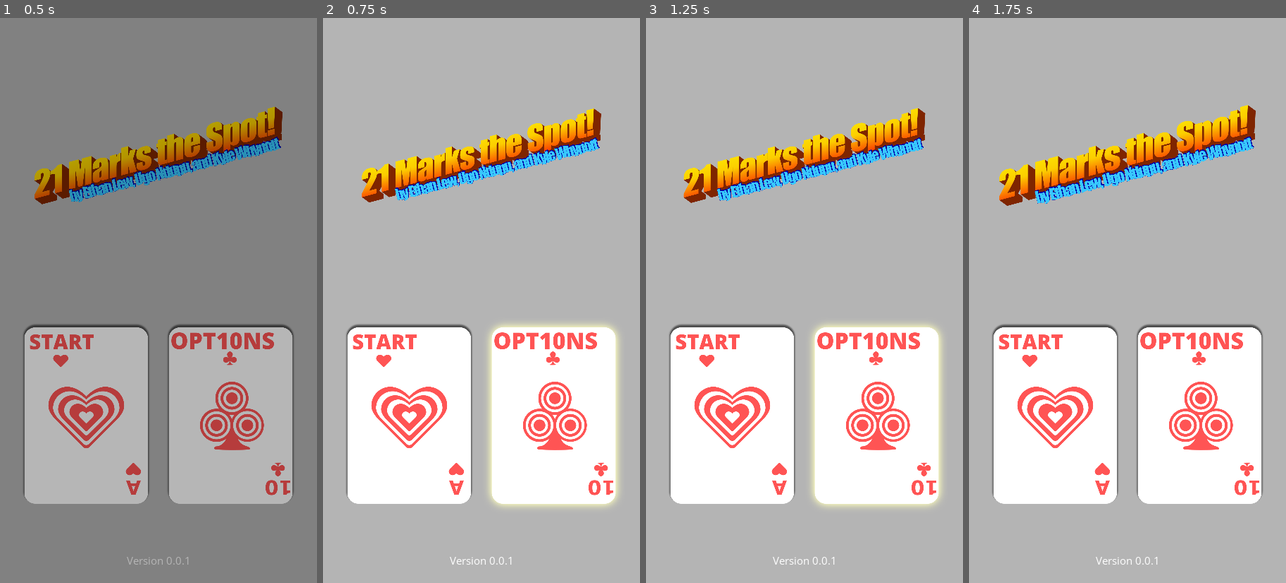
Above: before the commit, frames 1-4 (left to right).
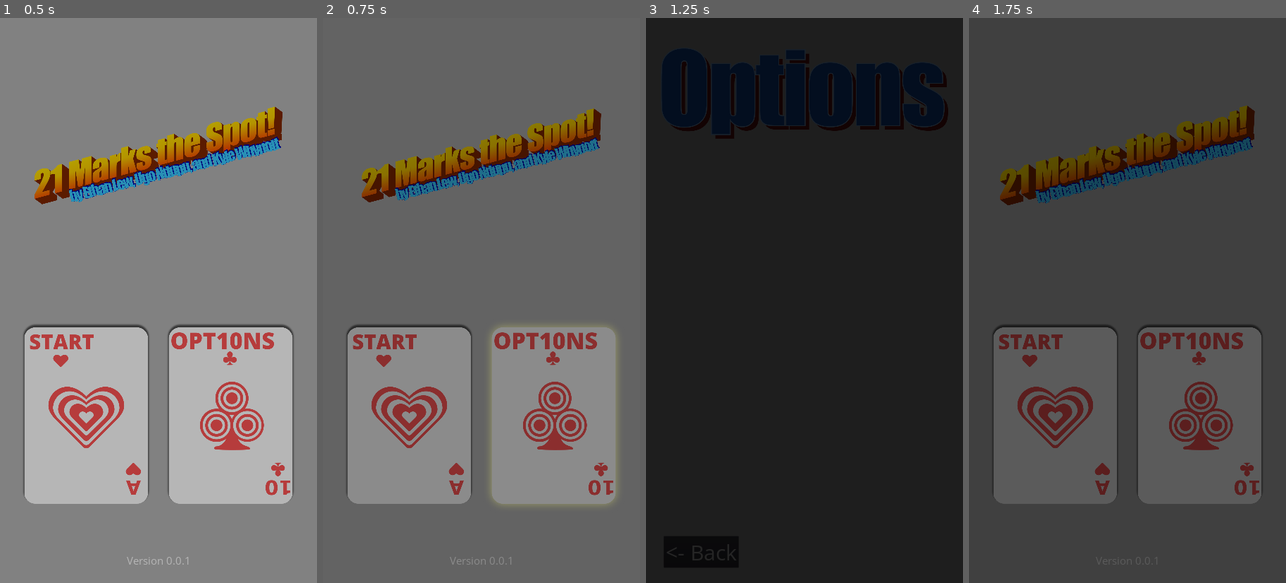
Above: after the commit, the same moments.

Repository: Kynot54/tic-tac-toe-21
Game: Godot game, scene res://Main.tscn
Two runs of this game, one before a commit and one after it. Both use one fixed random seed, a clock stepped at 60 frames per second and the inputs below.
Inputs (mouse positions are in pixels of both pictures, inside the frame that each line leads up to):
- Up to frame 1 (0.5 s): no input
- Up to frame 2 (0.75 s): click (554, 413) at 0.5 s
- Up to frame 3 (1.25 s): no input
- Up to frame 4 (1.75 s): click (1022, 549) at 1.25 s, where only the run after the commit has a clickable "<- Back"

Frame 1 is identical in both runs. In frame 2, 100% of the frame differs, in the area x 0-100%, y 0-100%; in frame 3, 100%; in frame 4, 100%.

Commit message:
Add blank options scene

Diff:
--- /dev/null
+++ b/Options.gd
@@ -0,0 +1,21 @@
+extends Node
+
+
+# Declare member variables here. Examples:
+# var a = 2
+# var b = "text"
+onready var _transition_rect := $SceneTransitionRect
+
+
+# Called when the node enters the scene tree for the first time.
+func _ready():
+	pass # Replace with function body.
+
+
+# Called every frame. 'delta' is the elapsed time since the previous frame.
+#func _process(delta):
+#	pass
+
+
+func _on_Button_pressed():
+	_transition_rect.transition_to("res://Main.tscn")
--- /dev/null
+++ b/Options.tscn
@@ -0,0 +1,58 @@
+[gd_scene load_steps=5 format=2]
+
+[ext_resource path="res://Assets/Images/options-menu-header.png" type="Texture" id=1]
+[ext_resource path="res://Assets/TitleTheme.tres" type="Theme" id=2]
+[ext_resource path="res://SceneTransitionRect.tscn" type="PackedScene" id=3]
+[ext_resource path="res://Options.gd" type="Script" id=4]
+
+[node name="Node" type="Node"]
+script = ExtResource( 4 )
+
+[node name="ColorRectBackground" type="ColorRect" parent="."]
+anchor_right = 1.0
+anchor_bottom = 1.0
+color = Color( 0.709804, 0.709804, 0.709804, 1 )
+
+[node name="MarginContainer" type="MarginContainer" parent="."]
+anchor_right = 1.0
+anchor_bottom = 1.0
+custom_constants/margin_right = 50
+custom_constants/margin_top = 100
+custom_constants/margin_left = 50
+custom_constants/margin_bottom = 200
+
+[node name="VBoxContainer" type="VBoxContainer" parent="MarginContainer"]
+margin_left = 50.0
+margin_top = 100.0
+margin_right = 1030.0
+margin_bottom = 1720.0
+
+[node name="TextureRect" type="TextureRect" parent="MarginContainer/VBoxContainer"]
+margin_right = 980.0
+margin_bottom = 808.0
+size_flags_horizontal = 3
+size_flags_vertical = 3
+texture = ExtResource( 1 )
+expand = true
+stretch_mode = 5
+
+[node name="GridContainer" type="GridContainer" parent="MarginContainer/VBoxContainer"]
+margin_top = 812.0
+margin_right = 980.0
+margin_bottom = 1620.0
+size_flags_vertical = 3
+columns = 2
+
+[node name="Button" type="Button" parent="."]
+anchor_top = 1.0
+anchor_bottom = 1.0
+margin_left = 61.0
+margin_top = -159.0
+margin_right = 315.0
+margin_bottom = -54.0
+theme = ExtResource( 2 )
+text = "<- Back"
+
+[node name="SceneTransitionRect" parent="." instance=ExtResource( 3 )]
+
+[connection signal="pressed" from="Button" to="." method="_on_Button_pressed"]
--- a/title.gd
+++ b/title.gd
@@ -22,4 +22,4 @@
 
 
 func _on_OptionsButtonCard_pressed():
-	OS.alert("Options Button Pressed", "_on_OptionsButtonCard_pressed()")
+	_transition_rect.transition_to("res://Options.tscn")
Binary file added: Assets/Images/options-menu-header.png
Not shown, added: Assets/Images/options-menu-header.png.import
Not shown, added: Assets/Images/options-page-header.png.import
